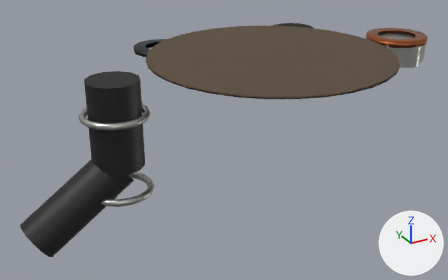
An edit to the glTF model public/parts/airbox-fittings.glb, drawn before and after from the same camera.
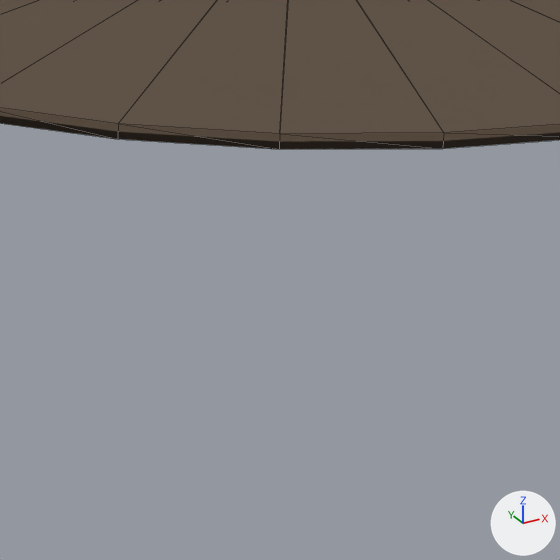
Each version is shown whole from a 50 mm lens placed at (-141.9, -21.8, 351.2), pointed at (-74.0, 101.7, 289.4), then close up on the part from 49% to 71% of the width and 26% to 62% of the height. The axes (+X, +Y, +Z) are drawn at lower right. The lights are the same throughout. The last two pictures show the newer version. The close-ups show mesh edges as thin lines. Where no turn or scale is listed for an object, it has been applied to the vertices. Vertices at exactly the same position are counted once.
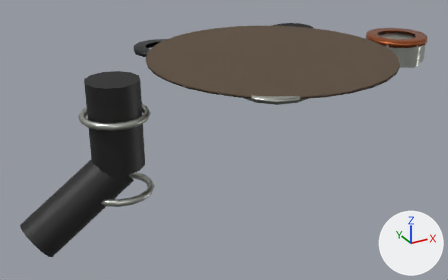
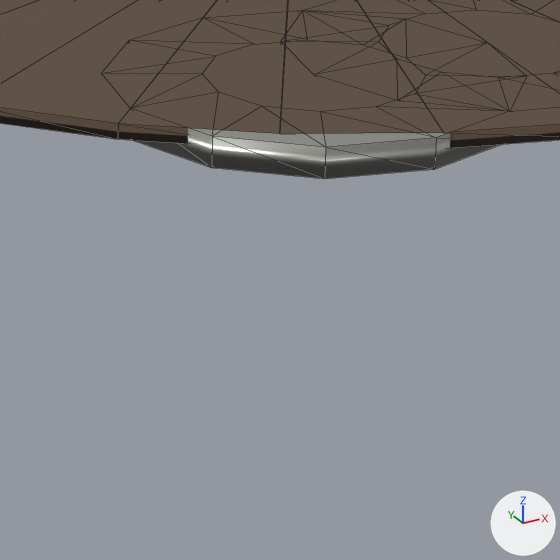
Where the newer file only moved an object's origin or applied its transform, the numbers keep the older frame.

Patch to the scene script:
```diff
--- a/public/parts/airbox-fittings.glb.py
+++ b/public/parts/airbox-fittings.glb.py
@@ me_mesh_1 @@
 # used by ob_mesh_1; location = (-62.4, 100.0, 296.15)
-me_mesh_1.from_pydata(...)  # 206 vertices, 408 faces; spans x -47.4..47.4, y -8.1..8.1, z -12.8..12.8
+me_mesh_1.from_pydata(...)  # 298 vertices, 552 faces; spans x -47.4..47.4, y -28.0..8.1, z -12.8..13.8
+# me_mesh_1 part 1: a new loose piece of 92 vertices spanning x -19.6..4.4, y -28.0..-12.0, z 12.6..13.8, in mat_zincplate (grey #b4b6ae)
 me_mesh_1.materials.append(mat_zincplate)
```

Boxes [x1, y1, x2, y2] around the edits, measured in the close-ups (560 x 560 px):
'Mesh_1', reshaped (not visible before)
    after: [133, 128, 501, 179]
